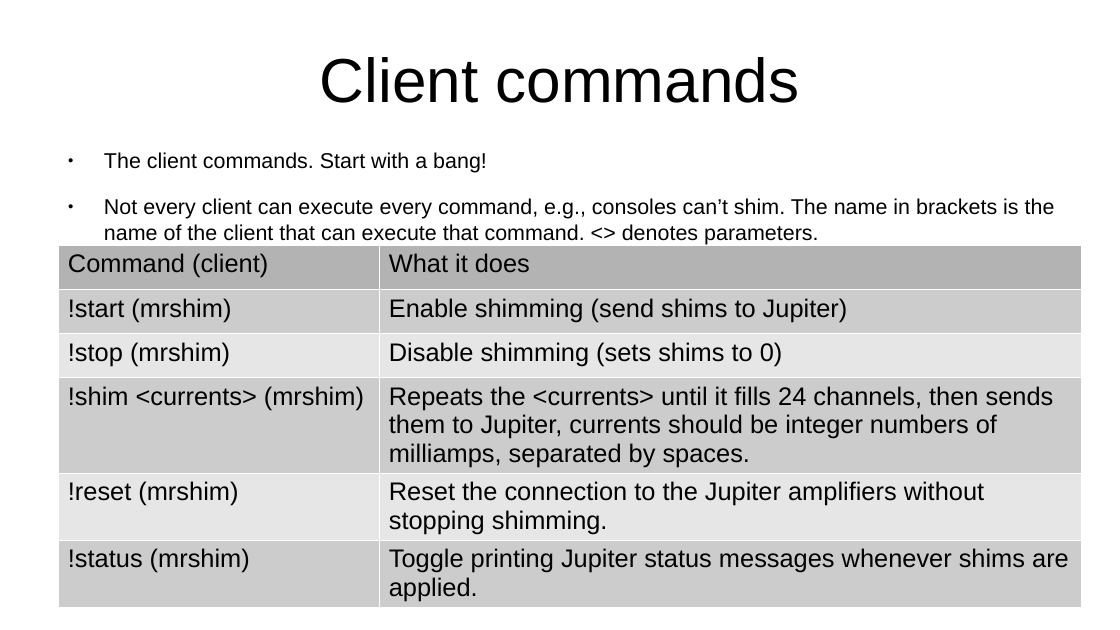
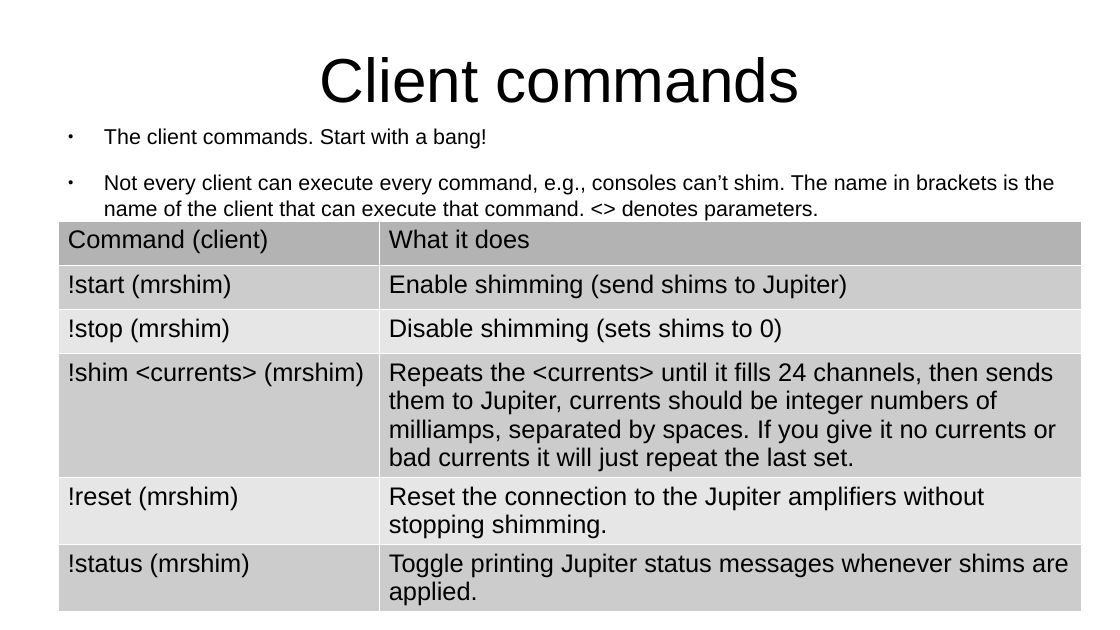
Before and after one commit to seventeenmagpie/skope-mrshim, a slide deck: slide 32 of shimmer/docs/user_guide_with_images.odp. Drawn at 1120x630 pixels with LibreOffice and Linux fonts; fonts in the diff are those of the drawing. Boxes give left, top, right and bottom in pixels: in the first picture for what was removed or moved away, otherwise in the second. Text is boxed around its words. In the diff, an @@ line names an element or a change of style, - is before the commit and + after.

```diff
--- a/shimmer/docs/user_guide_with_images.odp
+++ b/shimmer/docs/user_guide_with_images.odp
@@ text "The client commands. Start with ...": place and size @@
-text "The client commands. Start with ..." at (104, 152, 1055, 245)
+text "The client commands. Start with ..." at (104, 128, 1055, 221)
@@ table at (58, 221, 1081, 612) @@
-row 4, column 2: Repeats the <currents> until it fills 24 channels, then sends them to Jupiter, currents should be integer numbers of milliamps, separated by spaces.
+row 4, column 2: Repeats the <currents> until it fills 24 channels, then sends them to Jupiter, currents should be integer numbers of milliamps, separated by spaces. If you give it no currents or bad currents it will just repeat the last set.
@@ table: place and size @@
-table at (58, 245, 1081, 608)
+table at (58, 221, 1081, 612)
```
Also in this commit, not shown: 2 other slides changed, 9 other files.
